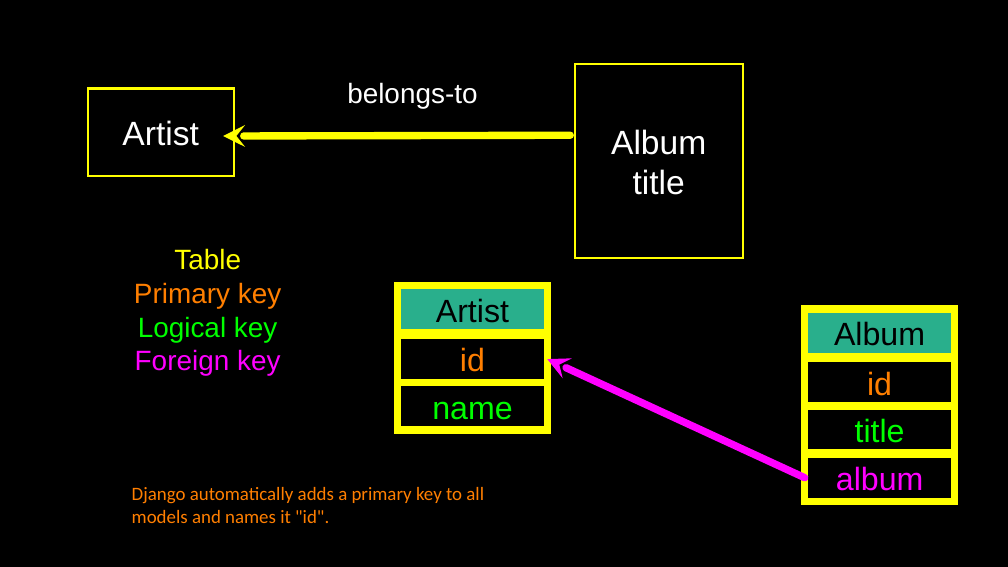
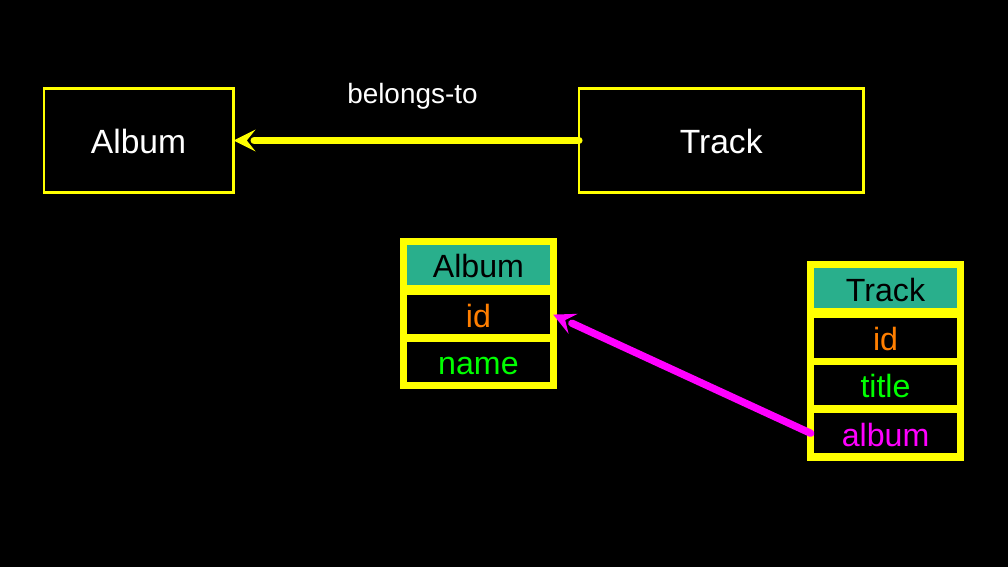
Before and after one commit to csev/dj4e, a slide deck: slide 3 of lectures/DJ-03-Many-To-Many.pptx. Drawn at 1008x567 pixels with LibreOffice and Linux fonts; fonts in the diff are those of the drawing. Boxes give left, top, right and bottom in pixels: in the first picture for what was removed or moved away, otherwise in the second. Text is boxed around its words. In the diff, an @@ line names an element or a change of style, - is before the commit and + after.

Commit message:
Moar on the album1

```diff
--- a/lectures/DJ-03-Many-To-Many.pptx
+++ b/lectures/DJ-03-Many-To-Many.pptx
@@ rectangle "Album": place and size @@
-rectangle "Album" at [805, 309, 955, 356]
+rectangle "Album" at [44, 88, 234, 193]
@@ rectangle "Album" at [44, 88, 234, 193]: size 30.7 to 32 pt, text colour #000000 to #FFFFFF; fill #29AF8C to none; outline #FFFF00 7 pt to #FFFF00 2 pt @@
@@ rectangle removed at [88, 88, 234, 176] @@
-Artist
@@ rectangle removed at [575, 64, 743, 258] @@
-Album
-title
@@ rectangle added at [579, 88, 864, 193], outline #FFFF00 2 pt, 32 pt, text #FFFFFF @@
+Track
@@ arrow moved from (223, 136) - (570, 135) to (234, 141) - (579, 141) @@
@@ text removed at [134, 248, 281, 375] @@
-Table
-Primary key
-Logical key
-Foreign key
@@ 6 rectangles, 1 arrow: place and size @@
-6 rectangles, 1 arrow at [398, 286, 955, 501]
+6 rectangles, 1 arrow at [404, 241, 960, 457]
@@ text in rectangle at [433, 253, 524, 278]: text changed @@
-Artist
+Album
@@ rectangle added at [811, 265, 960, 312], fill #29AF8C, outline #FFFF00 7 pt, 30.7 pt, text #000000 @@
+Track
@@ text removed at [132, 487, 484, 523] @@
-Django automatically adds a primary key to all models and names it "id".
```
Also in this commit, not shown: 4 slides added.
